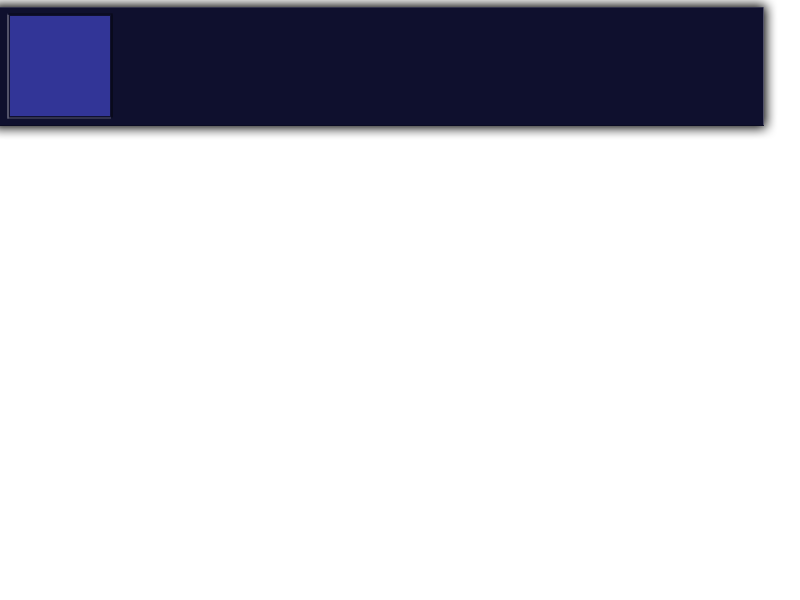
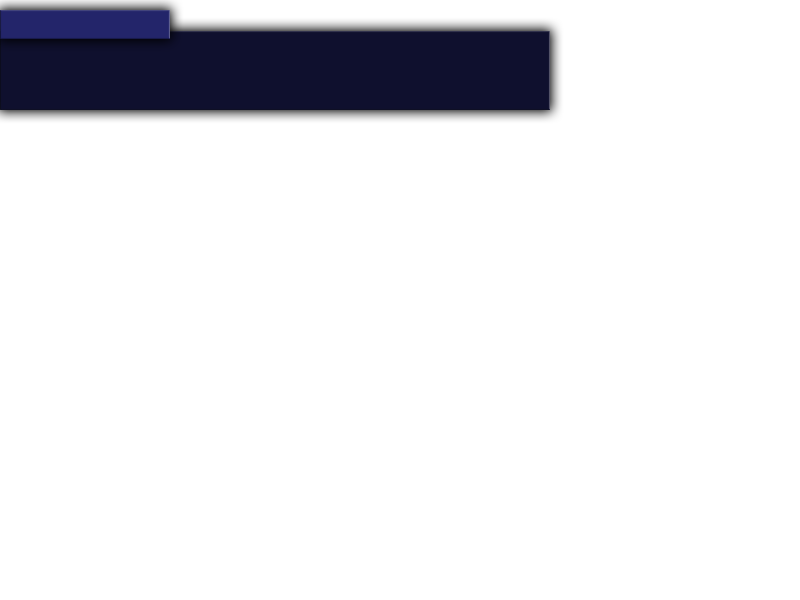
The second 800px x 600px image is a revision of the first. Changes to its layers:
removed layer "Layer 2" over [10, 16, 110, 116]
added layer "Layer 1 copy" above "Layer 4" over [0, 10, 170, 39]
added layer "Layer 4" above "Layer 3" over [0, 31, 550, 110]
removed layer "Layer 1" over [0, 7, 764, 126]
